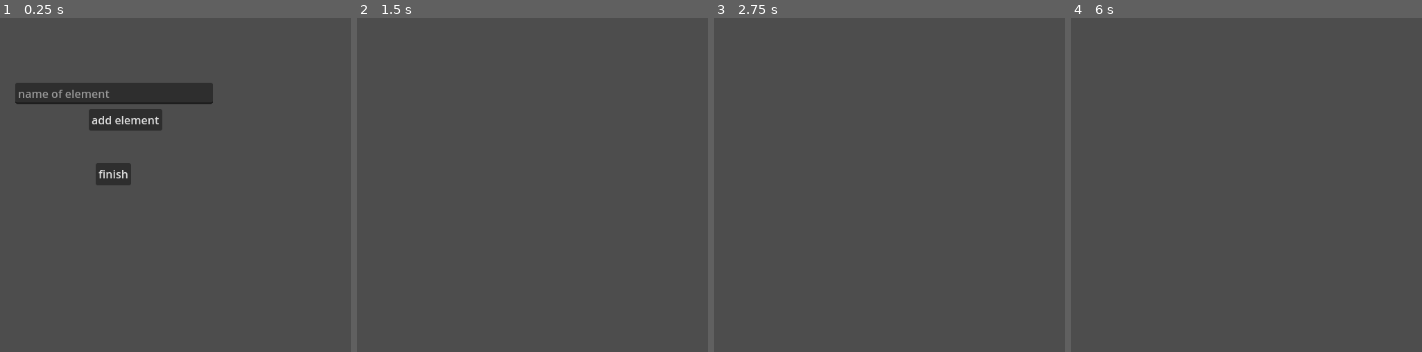
Above: before the commit, frames 1-4 (left to right).
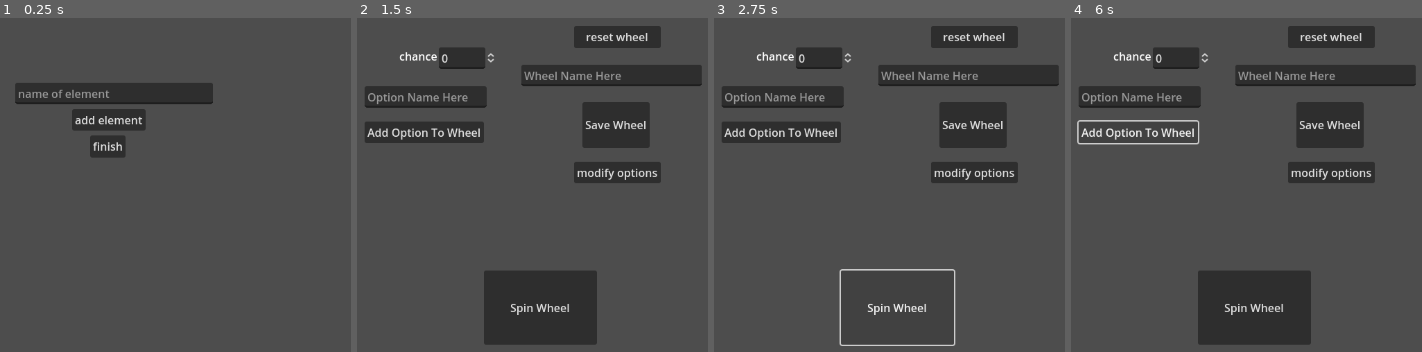
Above: after the commit, the same moments.

Repository: ArminKuburas/godot_spinner
Game: Godot game, scene res://wheel_element_creation.tscn
Two runs of this game, one before a commit and one after it. Both use one fixed random seed, a clock stepped at 60 frames per second and the inputs below.
Inputs (mouse positions are in pixels of both pictures, inside the frame that each line leads up to):
- Up to frame 1 (0.25 s): no input
- Up to frame 2 (1.5 s): click (472, 94) at 0.52 s; type "Alex" at 0.6 s; click "finish" at 1.25 s
- Up to frame 3 (2.75 s): click (896, 308) at 2 s, where only the run after the commit has a clickable "Spin Wheel"
- Up to frame 4 (6 s): click (1330, 171) at 2.75 s, where only the run after the commit has a clickable "modify options"; click (1309, 325) at 3.5 s, where only the run after the commit has a clickable "save and return"; click (1253, 308) at 4.25 s, where only the run after the commit has a clickable "Spin Wheel"; click (1253, 308) at 5 s, where only the run after the commit has a clickable "Spin Wheel"; click (1137, 131) at 5.75 s, where only the run after the commit has a clickable "Add Option To Wheel"

The runs differ from the first frame. In frame 1, 1.9% of the frame differs, in the area x 20-47%, y 27-50%; in frame 2, 20%, in the area x 2-99%, y 2-98%; in frame 3, 14%; in frame 4, 19%.

Commit message:
feat: Slowly addding feature to modify existing options

Diff:
--- /dev/null
+++ b/godot-spinner-project/modify_options.gd
@@ -0,0 +1,51 @@
+extends Control
+
+var options = []
+
+# Called when the node enters the scene tree for the first time.
+func _ready() -> void:
+	options = Global.wheel_options
+	print("These are options: ", options)
+	populate_options_menu()
+	pass # Replace with function body.
+func populate_options_menu() -> void:
+	var vbox = $Options_Container/VBoxContainer
+	for idx in vbox.get_child_count():
+		vbox.queue_free()
+	for option in Global.wheel_options:
+		var hbox = HBoxContainer.new()
+		var name_label = Label.new()
+		name_label.text = "Name:"
+		hbox.add_child(name_label)
+		var name_edit = LineEdit.new()
+		name_edit.text = option["name"]
+		name_edit.name = option["name"] + "_name"
+		hbox.add_child(name_edit)
+		var chance_label = Label.new()
+		chance_label.text = "Chance:"
+		hbox.add_child(chance_label)
+		var chance_spinbox = SpinBox.new()
+		chance_spinbox.value = option["chance"]
+		chance_spinbox.name = option["name"] + "_chance"
+		hbox.add_child(chance_spinbox)
+# Element modifications
+		for element in Global.elements:
+			var element_label = Label.new()
+			element_label.text = element + ":"
+			hbox.add_child(element_label)
+			var element_spinbox = SpinBox.new()
+			element_spinbox.value = option["effects"].get(element, 0)
+			element_spinbox.name = option["name"] + "_" + element + "_spinbox"
+			hbox.add_child(element_spinbox)
+		vbox.add_child(hbox)
+
+# Called every frame. 'delta' is the elapsed time since the previous frame.
+func _process(delta: float) -> void:
+	pass
+
+func _on_return_to_spin_pressed() -> void:
+	get_tree().change_scene_to_file("res://node_2d.tscn")
+
+
+func _on_save_changes_pressed() -> void:
+	pass # Replace with function body.
--- /dev/null
+++ b/godot-spinner-project/modify_options.tscn
@@ -0,0 +1,39 @@
+[gd_scene load_steps=2 format=3 uid="uid://rf03yimxpngp"]
+
+[ext_resource type="Script" path="res://modify_options.gd" id="1_lpsup"]
+
+[node name="modify_options" type="Control"]
+layout_mode = 3
+anchors_preset = 15
+anchor_right = 1.0
+anchor_bottom = 1.0
+grow_horizontal = 2
+grow_vertical = 2
+script = ExtResource("1_lpsup")
+
+[node name="Options_Container" type="ScrollContainer" parent="."]
+offset_left = 280.0
+offset_top = 207.0
+offset_right = 542.0
+offset_bottom = 394.0
+
+[node name="VBoxContainer" type="VBoxContainer" parent="Options_Container"]
+layout_mode = 2
+
+[node name="return_to_spin" type="Button" parent="."]
+layout_mode = 0
+offset_left = 267.0
+offset_top = 453.0
+offset_right = 549.0
+offset_bottom = 509.0
+text = "save and return"
+
+[node name="save_changes" type="Button" parent="."]
+layout_mode = 0
+offset_left = 267.0
+offset_top = 453.0
+offset_right = 275.0
+offset_bottom = 461.0
+
+[connection signal="pressed" from="return_to_spin" to="." method="_on_return_to_spin_pressed"]
+[connection signal="pressed" from="save_changes" to="." method="_on_save_changes_pressed"]
--- a/godot-spinner-project/node_2d.gd
+++ b/godot-spinner-project/node_2d.gd
@@ -11,11 +11,12 @@
 	$ConfirmButton.connect("pressed", Callable(self, "_on_confirm_button_pressed"))
 	$wheel_save_button.connect("pressed", Callable(self, "_on_wheel_save_button_pressed"))
 	$reset_wheel.connect("pressed", Callable(self, "_on_reset_wheel_pressed"))
-	if Global.elements == {}:
-		get_tree().change_scene_to_file("res://wheel_element_creation.tscn")
 	var dir = DirAccess.open("user://wheels")
 	if dir == null:
 		DirAccess.make_dir_absolute("user://wheels")
+	if Global.wheel_options != null:
+		options = Global.wheel_options
+		Global.wheel_options.clear()
 	create_elements_menu()
 	load_saved_wheels()
 
@@ -156,3 +157,8 @@
 	options.clear()
 	Global.elements.clear()
 	print("Wheel has been reset")
+
+
+func _on_modify_existing_options_pressed() -> void:
+	Global.wheel_options = options
+	get_tree().change_scene_to_file("res://modify_options.tscn")
--- a/godot-spinner-project/node_2d.tscn
+++ b/godot-spinner-project/node_2d.tscn
@@ -5,13 +5,11 @@
 [node name="Node2D" type="Node2D"]
 script = ExtResource("1_l6ipv")
 
-[node name="Sprite2D" type="Sprite2D" parent="."]
-
 [node name="Button" type="Button" parent="."]
-offset_left = 220.0
-offset_top = 431.0
-offset_right = 383.0
-offset_bottom = 538.0
+offset_left = 245.0
+offset_top = 402.0
+offset_right = 408.0
+offset_bottom = 509.0
 text = "Spin Wheel"
 
 [node name="wheel_name" type="LineEdit" parent="."]
@@ -23,24 +21,23 @@
 
 [node name="option_name" type="LineEdit" parent="."]
 offset_left = 73.0
-offset_top = 105.0
+offset_top = 136.0
 offset_right = 249.0
-offset_bottom = 136.0
+offset_bottom = 167.0
 placeholder_text = "Option Name Here"
 
 [node name="ConfirmButton" type="Button" parent="."]
-offset_left = 82.0
-offset_top = 328.0
-offset_right = 254.0
-offset_bottom = 359.0
+offset_left = 73.0
+offset_top = 187.0
+offset_right = 245.0
+offset_bottom = 218.0
 text = "Add Option To Wheel"
 
 [node name="option_chance" type="SpinBox" parent="."]
-offset_left = 122.0
-offset_top = 44.0
-offset_right = 224.0
-offset_bottom = 75.0
-prefix = "chance"
+offset_left = 180.0
+offset_top = 80.0
+offset_right = 263.063
+offset_bottom = 111.0
 
 [node name="wheel_save_button" type="Button" parent="."]
 offset_left = 387.0
@@ -68,15 +65,30 @@
 layout_mode = 2
 
 [node name="elements_wheel" type="ScrollContainer" parent="."]
-offset_left = 20.0
-offset_top = 154.0
-offset_right = 312.0
-offset_bottom = 311.0
+offset_left = 24.0
+offset_top = 245.0
+offset_right = 316.0
+offset_bottom = 402.0
 
 [node name="ElementModifications" type="VBoxContainer" parent="elements_wheel"]
 layout_mode = 2
+
+[node name="modify_existing_options" type="Button" parent="."]
+offset_left = 375.0
+offset_top = 245.0
+offset_right = 500.0
+offset_bottom = 276.0
+text = "modify options"
+
+[node name="Label" type="Label" parent="."]
+offset_left = 123.0
+offset_top = 81.0
+offset_right = 178.0
+offset_bottom = 104.0
+text = "chance"
 
 [connection signal="pressed" from="Button" to="." method="_on_button_pressed"]
 [connection signal="pressed" from="ConfirmButton" to="." method="_on_confirm_button_pressed"]
 [connection signal="pressed" from="wheel_save_button" to="." method="_on_wheel_save_button_pressed"]
 [connection signal="pressed" from="reset_wheel" to="." method="_on_reset_wheel_pressed"]
+[connection signal="pressed" from="modify_existing_options" to="." method="_on_modify_existing_options_pressed"]
--- a/godot-spinner-project/wheel_element_creation.gd
+++ b/godot-spinner-project/wheel_element_creation.gd
@@ -4,6 +4,8 @@
 
 # Called when the node enters the scene tree for the first time.
 func _ready() -> void:
+	if Global.elements != null:
+		Global.elements.clear()
 	pass # Replace with function body.
 
 
@@ -24,7 +26,6 @@
 
 
 func _on_finish_pressed() -> void:
-	var wheel_scene = load("res://node_2d.tscn")
 	get_tree().change_scene_to_file("res://node_2d.tscn")
 	print("This is what the elements are: ", elements)
 	print("there are in total ", Global.element_amount, " elements")
--- a/godot-spinner-project/wheel_element_creation.tscn
+++ b/godot-spinner-project/wheel_element_creation.tscn
@@ -31,18 +31,18 @@
 
 [node name="add_element" type="Button" parent="."]
 layout_mode = 0
-offset_left = 190.0
+offset_left = 166.0
 offset_top = 169.0
-offset_right = 252.0
-offset_bottom = 197.0
+offset_right = 272.0
+offset_bottom = 200.0
 text = "add element"
 
 [node name="finish" type="Button" parent="."]
 layout_mode = 0
-offset_left = 200.0
-offset_top = 247.0
+offset_left = 192.0
+offset_top = 207.0
 offset_right = 243.0
-offset_bottom = 279.0
+offset_bottom = 239.0
 text = "finish"
 
 [connection signal="pressed" from="add_element" to="." method="_on_add_element_pressed"]
